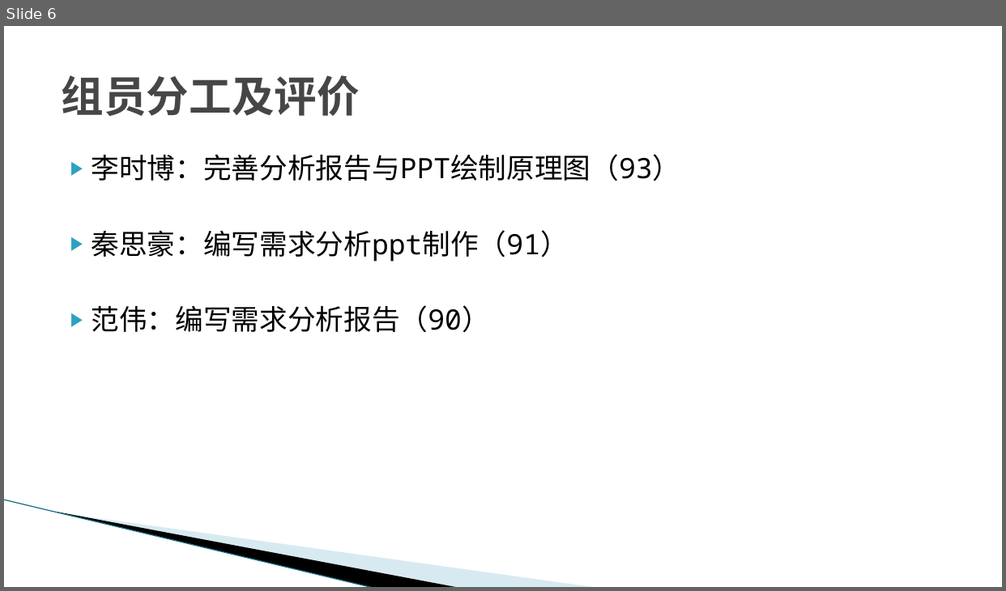
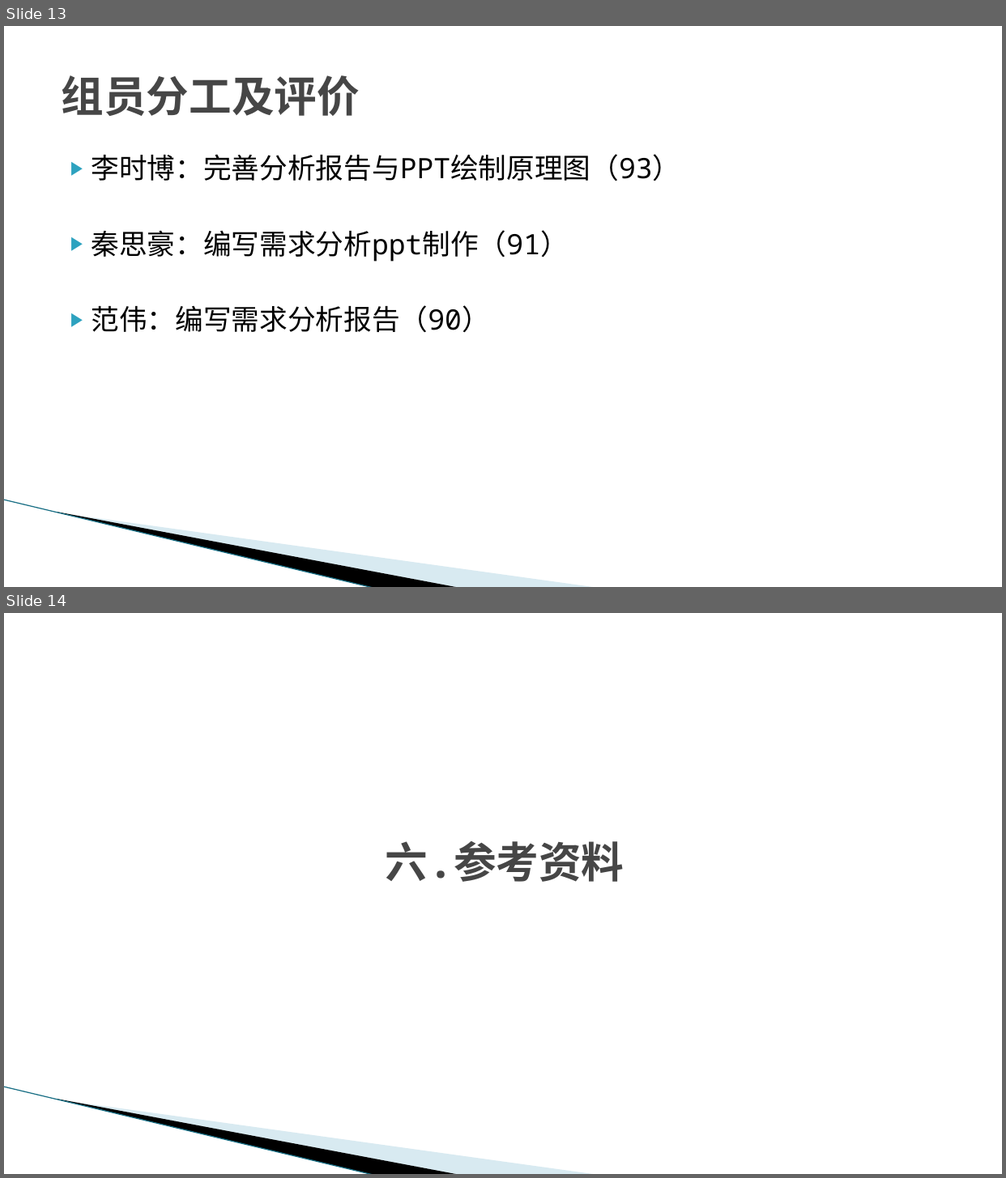
Before and after one commit to G17workfordadoudou/dadoudou, a slide deck: SE2022-G17小组-软件需求.pptx. Shown one above the other, each under a label of ours: slide 6 before the commit, slides 13 and 14 after it. The pictures are 1006x591 and 1006x1178 pixels, drawn with LibreOffice and Linux fonts; fonts in the diff are those of the drawing; background and template pictures are left out. Boxes give left, top, right and bottom in pixels: in the first picture for what was removed or moved away, otherwise in the second. Text is boxed around its words. In the diff, an @@ line names an element or a change of style, - is before the commit and + after.

```diff
--- a/SE2022-G17小组-软件需求.pptx
+++ b/SE2022-G17小组-软件需求.pptx
@@ slide 14 added at <box>4,613,1002,1174</box>, background #FFFFFF; not listed: 3 template elements that a slide beside it also shows @@
@@ title added at <box>386,841,624,882</box>, 41 pt, text #464646, bold @@
+六.参考资料
@@ what was slide 6 is now slide 13 @@
```
Also in this commit, not shown: 1 slide changed, 8 other slides added, 7 other files.
